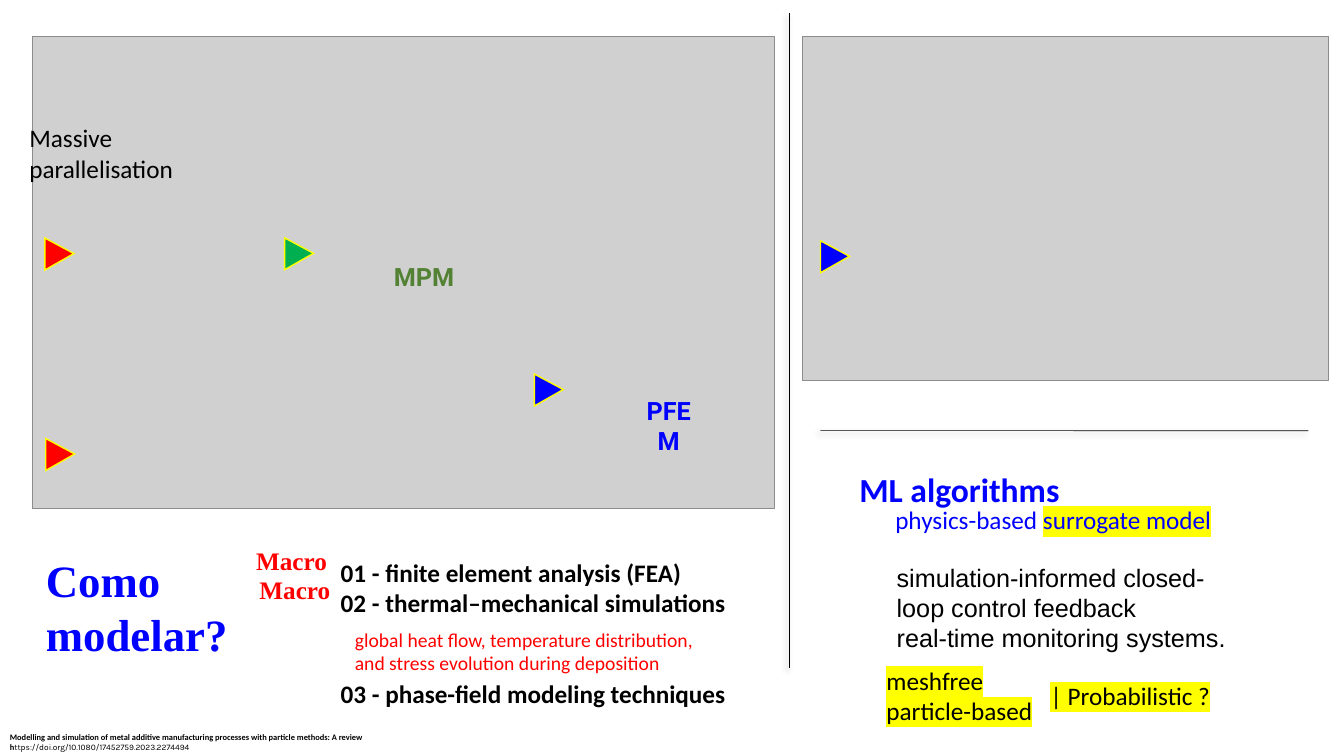
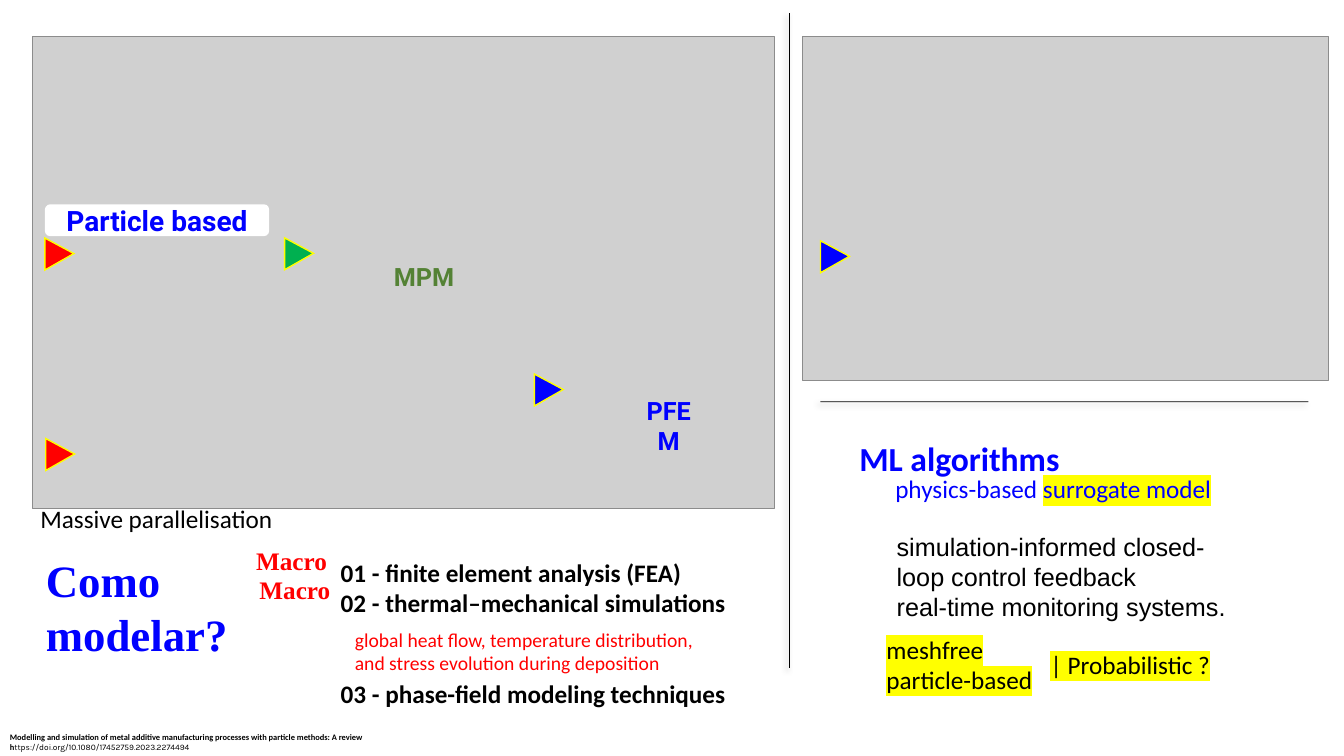
Before and after one commit to grossiRM/AM_FEG, a slide deck: slide 6 of Plano_V02_iii_AM_FEG/e____Modelagem_MA_Resumo_RMG.pptx. Drawn at 1344x756 pixels with LibreOffice and Linux fonts; fonts in the diff are those of the drawing; grey boxes stand for pictures. Boxes give left, top, right and bottom in pixels: in the first picture for what was removed or moved away, otherwise in the second. Text is boxed around its words. In the diff, an @@ line names an element or a change of style, - is before the commit and + after.

```diff
--- a/Plano_V02_iii_AM_FEG/e____Modelagem_MA_Resumo_RMG.pptx
+++ b/Plano_V02_iii_AM_FEG/e____Modelagem_MA_Resumo_RMG.pptx
@@ rounded rectangle added at [45,205,270,237], fill #FFFFFF, 20 pt, text #0000FF, bold @@
+Particle based
@@ 5 texts, 1 line: place and size @@
-5 texts, 1 line at [821,431,1309,724]
+5 texts, 1 line at [821,402,1309,693]
@@ text "Massive parallelisation" rewrapped from [29,127,172,184] to [40,507,272,532] @@
```
Also in this commit, not shown: 3 other slides changed, 1 slide added, 1 slide removed, 2 other files.
